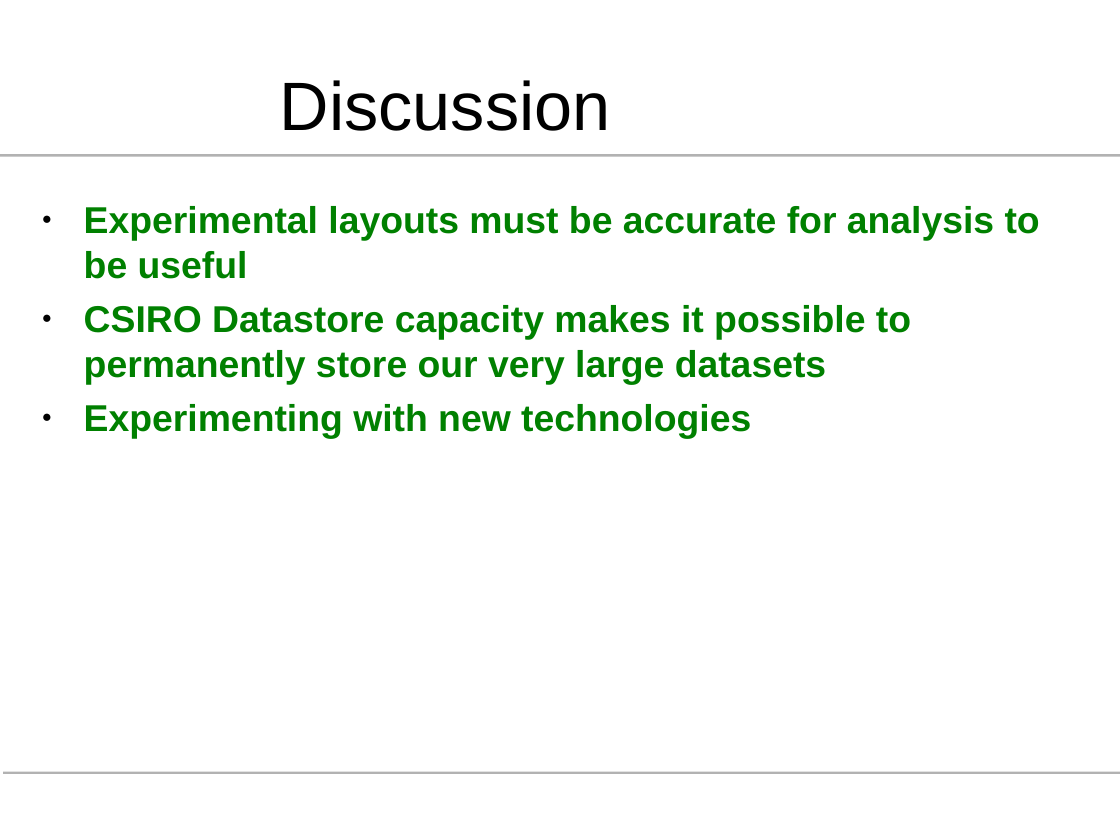
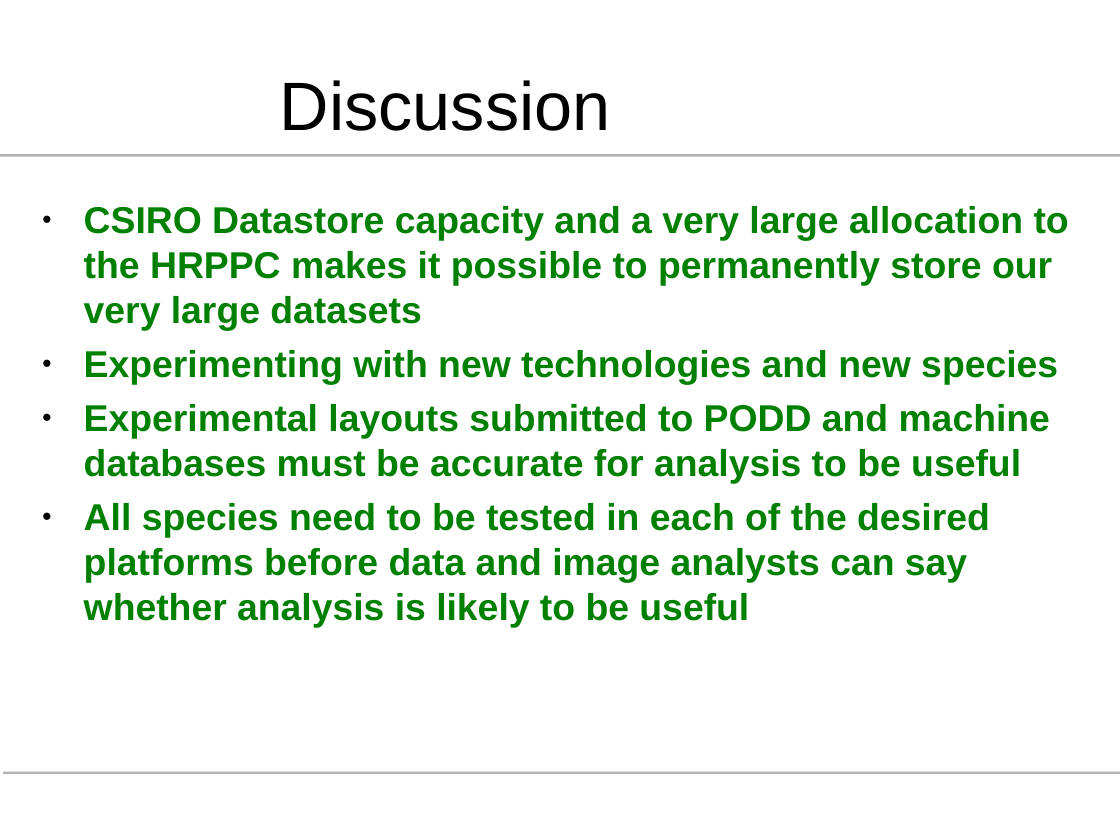
Before and after one commit to podd/podd-publications, a slide deck: slide 7 of csiro20150617/CSIRO-20150617-HRPPCTemplate.odp. Drawn at 1120x840 pixels with LibreOffice and Linux fonts; fonts in the diff are those of the drawing; background and template pictures are left out. Boxes give left, top, right and bottom in pixels: in the first picture for what was removed or moved away, otherwise in the second. Text is boxed around its words. In the diff, an @@ line names an element or a change of style, - is before the commit and + after.

```diff
--- a/csiro20150617/CSIRO-20150617-HRPPCTemplate.odp
+++ b/csiro20150617/CSIRO-20150617-HRPPCTemplate.odp
@@ text at <box>84,206,1069,627</box>: text changed @@
-● Experimental layouts must be accurate for analysis to be useful
-● CSIRO Datastore capacity makes it possible to permanently store our very large datasets
-● Experimenting with new technologies
+● CSIRO Datastore capacity and a very large allocation to the HRPPC makes it possible to permanently store our very large datasets
+● Experimenting with new technologies and new species
+● Experimental layouts submitted to PODD and machine databases must be accurate for analysis to be useful
+● All species need to be tested in each of the desired platforms before data and image analysts can say whether analysis is likely to be useful
```
Also in this commit, not shown: 4 other slides changed, 1 other file.
